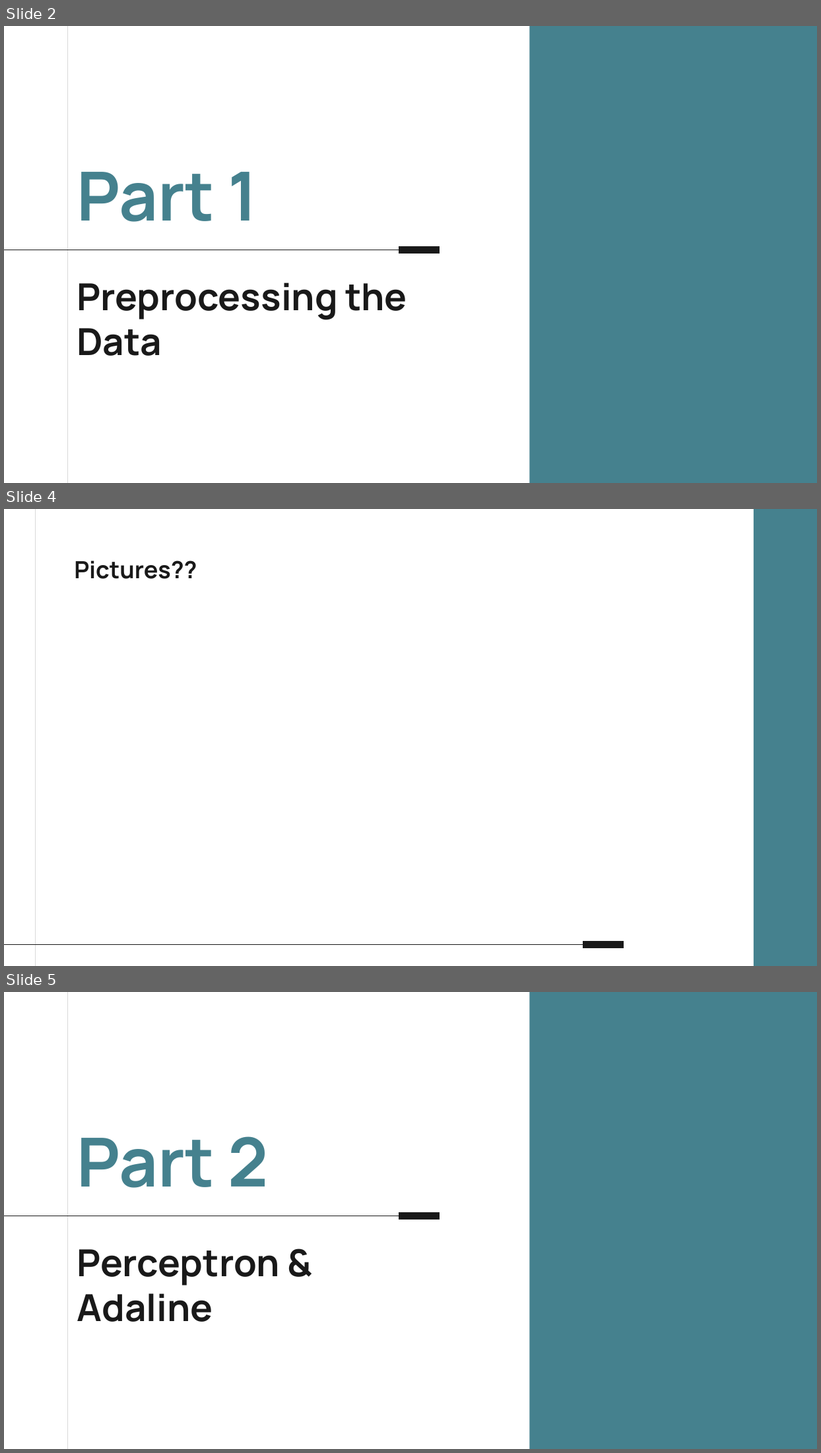
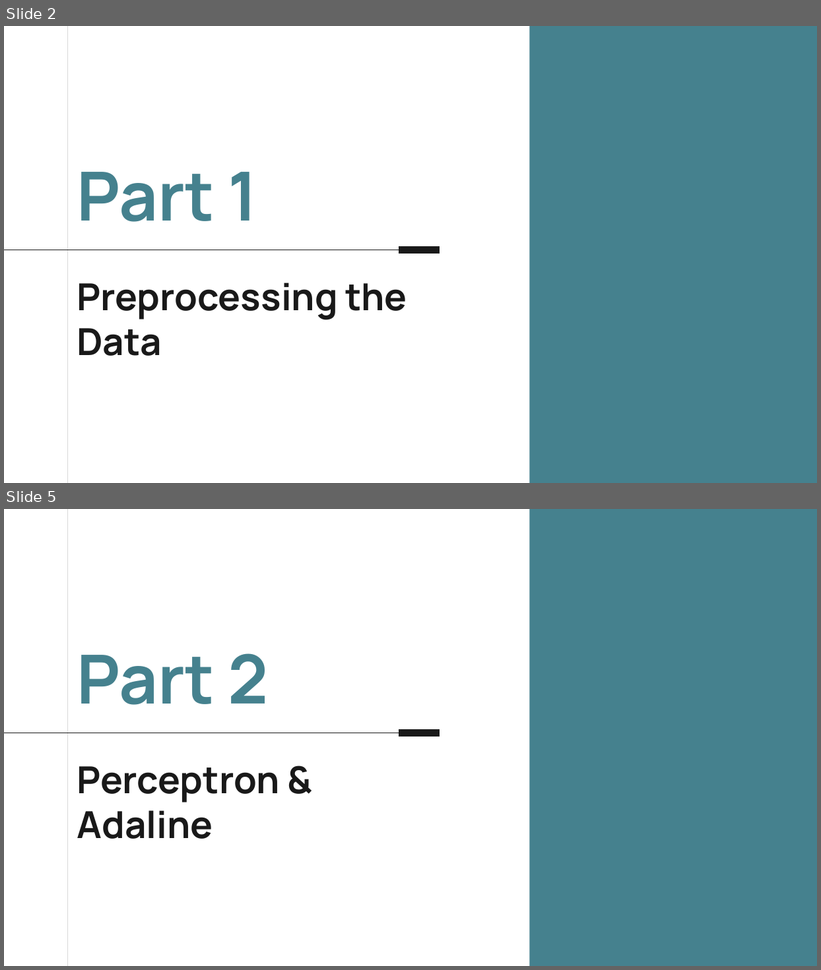
Before and after one commit to benmikeand/DASC41103_projects_team2, a slide deck: projects/project_1/results/Project_1_Presentation.pptx. Shown one above the other, each under a label of ours: slides 2, 4 and 5 before the commit, slides 2 and 5 after it; the slides between them are not shown. The pictures are 821x1453 and 821x970 pixels, drawn with LibreOffice and Linux fonts; fonts in the diff are those of the drawing. Boxes give left, top, right and bottom in pixels: in the first picture for what was removed or moved away, otherwise in the second. Text is boxed around its words. In the diff, an @@ line names an element or a change of style, - is before the commit and + after.

```diff
--- a/projects/project_1/results/Project_1_Presentation.pptx
+++ b/projects/project_1/results/Project_1_Presentation.pptx
@@ slide 4 removed at [4,509,817,966], background #FFFFFF @@
@@ line removed from (35, 509) to (35, 966) @@
@@ rectangle removed at [754,509,817,966] @@
@@ title removed at [74,560,197,579] @@
-Pictures??
@@ line removed from (583, 945) to (4, 945) @@
@@ line removed from (624, 945) to (583, 945) @@
```
Also in this commit, not shown: 5 slides changed, 1 slide added.
